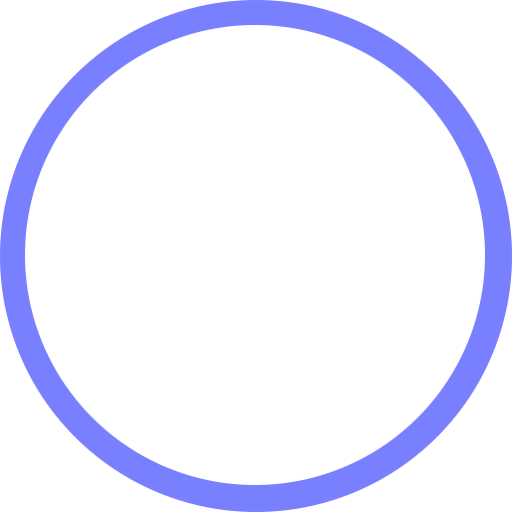
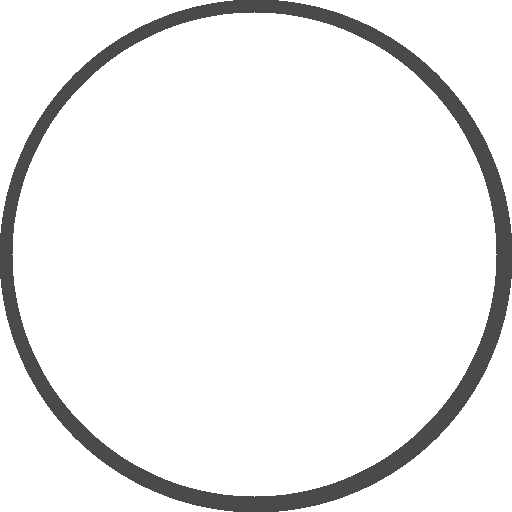
Revision of a layered 512×512 image; what changed, layer by layer:
painted on "mask-border" over bbox(0, 0, 512, 512)
